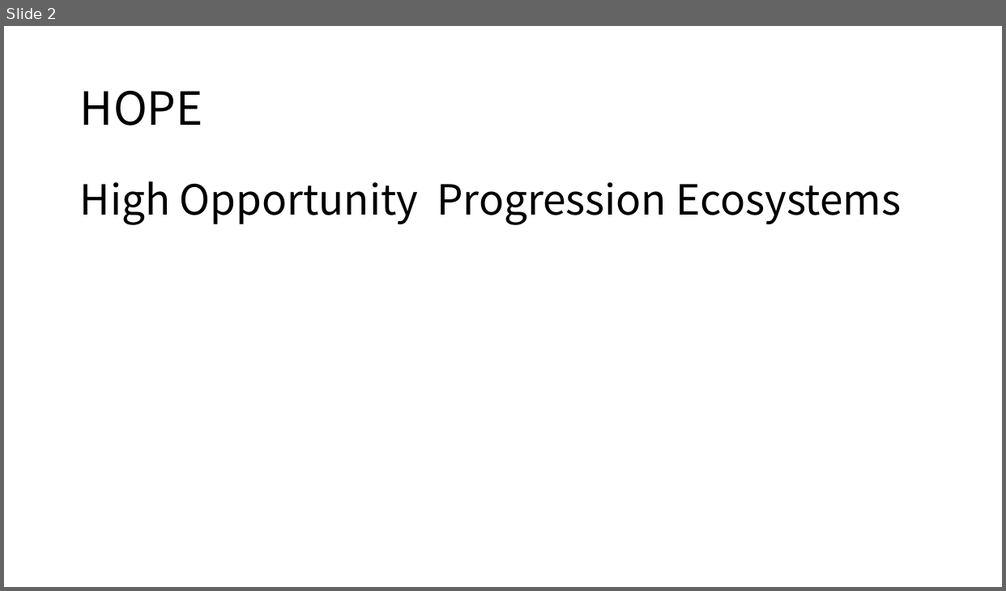
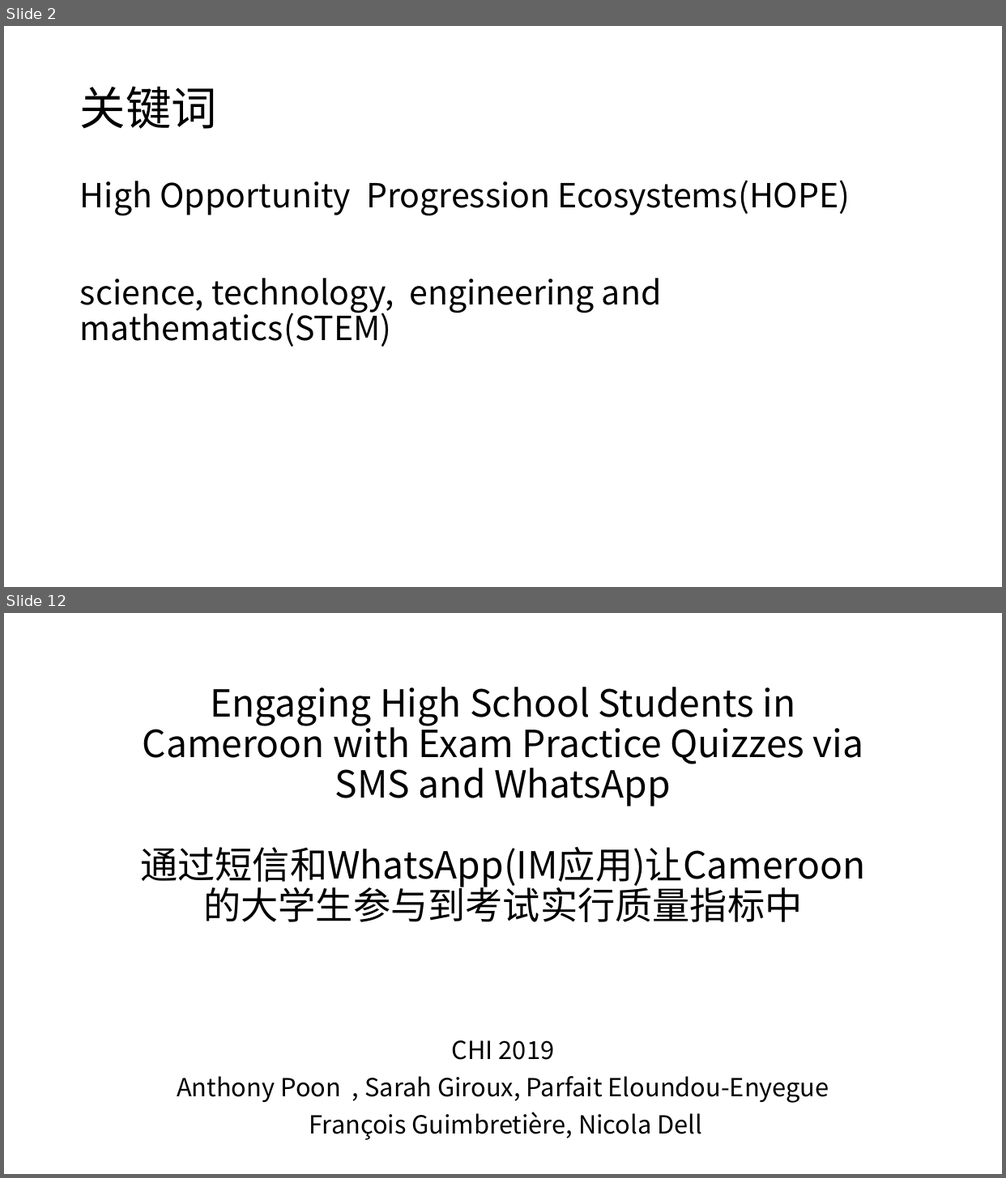
Before and after one commit to twesix/paper-notes, a slide deck: 201905/5-25分享.pptx. Shown one above the other, each under a label of ours: slide 2 before the commit, slides 2 and 12 after it; the slides between them are not shown. The pictures are 1006x591 and 1006x1178 pixels, drawn with LibreOffice and Linux fonts; fonts in the diff are those of the drawing. Boxes give left, top, right and bottom in pixels: in the first picture for what was removed or moved away, otherwise in the second. Text is boxed around its words. In the diff, an @@ line names an element or a change of style, - is before the commit and + after.

```diff
--- a/201905/5-25分享.pptx
+++ b/201905/5-25分享.pptx
@@ slide 12 added at box(4, 613, 1002, 1174), background #FFFFFF @@
@@ title added at box(140, 687, 865, 888), 36 pt, text #000000 @@
+Engaging High School Students in Cameroon with Exam Practice Quizzes via SMS and WhatsApp
+通过短信和WhatsApp(IM应用)让Cameroon的大学生参与到考试实行质量指标中
@@ subtitle added at box(177, 1041, 829, 1140), 24 pt, text #000000 @@
+CHI 2019
+Anthony Poon , Sarah Giroux, Parfait Eloundou-Enyegue
+François Guimbretière, Nicola Dell
@@ slide 2 changed as well @@
@@ title at box(80, 86, 217, 129): text changed @@
-HOPE
+关键词
@@ text at box(80, 180, 850, 347): text changed; size 40 to 32 pt @@
-High Opportunity Progression Ecosystems
+High Opportunity Progression Ecosystems(HOPE)
+science, technology, engineering and mathematics(STEM)
```
Also in this commit, not shown: 1 other slide changed, 9 other slides added, 2 slides removed, 1 other file.
